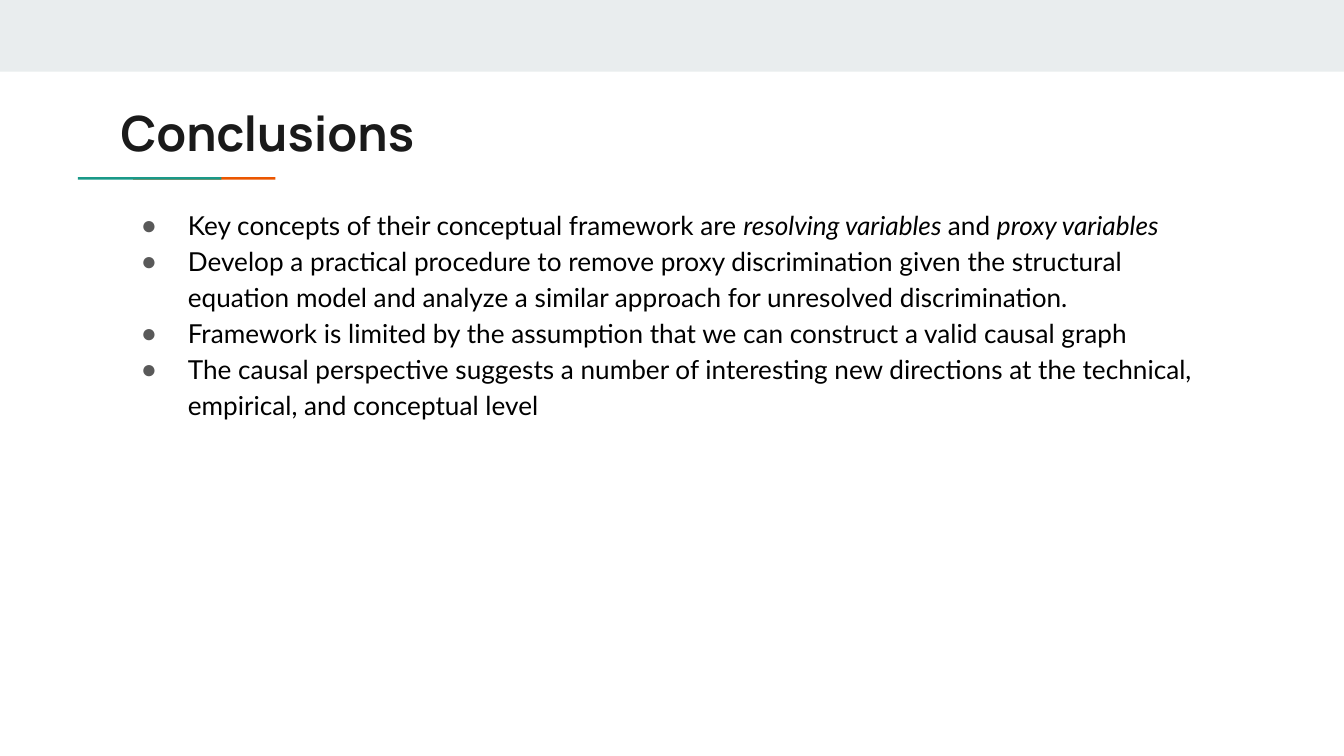
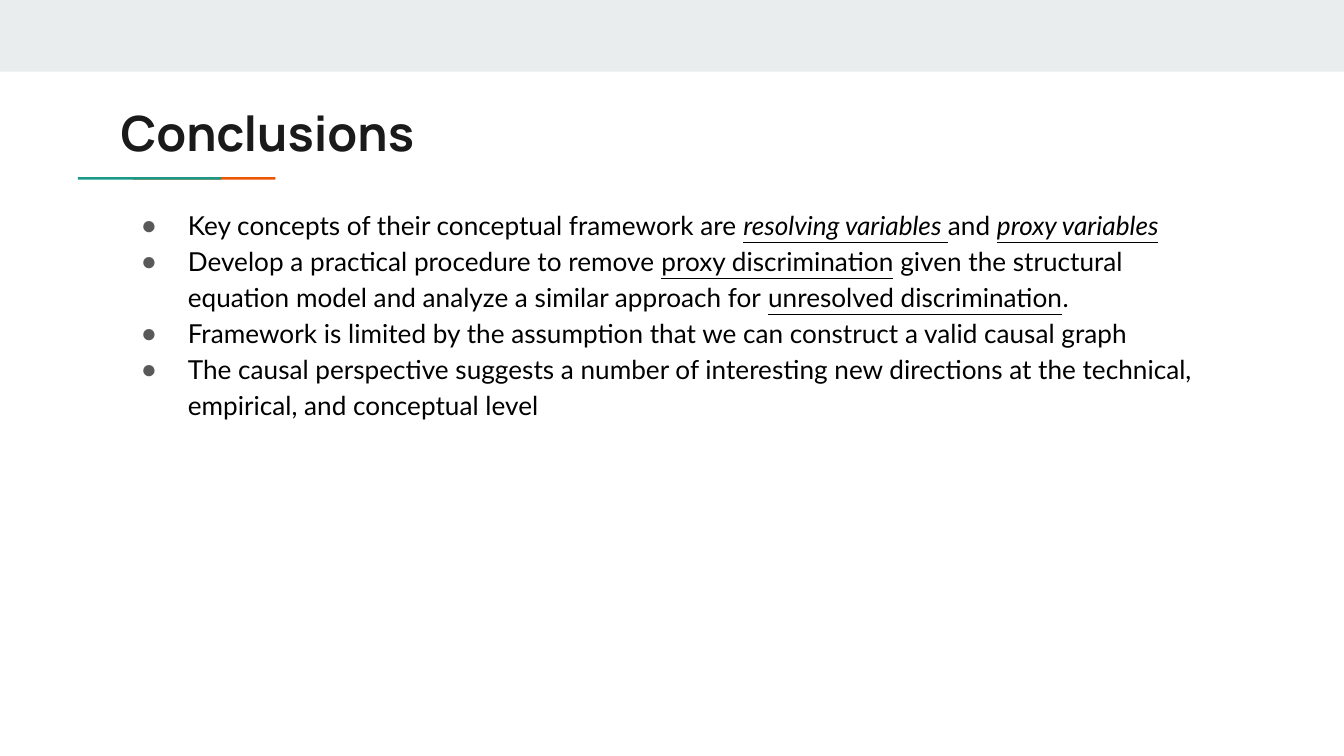
Before and after one commit to aisecure/aisecure.github.io, a slide deck: slide 33 of TEACHING/files/2019/1114/Fairness_Ankit.pptx. Drawn at 1344x756 pixels with LibreOffice and Linux fonts; fonts in the diff are those of the drawing. Boxes give left, top, right and bottom in pixels: in the first picture for what was removed or moved away, otherwise in the second. Text is boxed around its words. In the diff, an @@ line names an element or a change of style, - is before the commit and + after.

```diff
--- a/TEACHING/files/2019/1114/Fairness_Ankit.pptx
+++ b/TEACHING/files/2019/1114/Fairness_Ankit.pptx
@@ text at (188,215,1159,312): underline on in "resolving variables proxy variables", "proxy discrimination unresolved discrimination." @@
```
Also in this commit, not shown: 12 other slides changed, 1 slide added, 1 other file.
